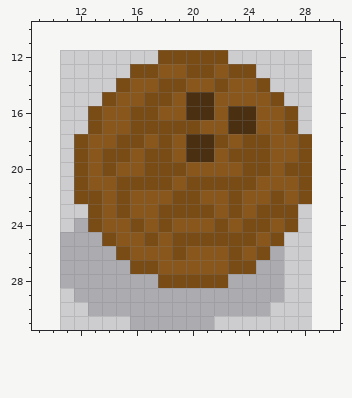
A pixel-art sprite gets an edit: Assets/Solo-General Red#8888/Sprites/Coconut.png. The picture above was drawn from the file before the commit.
The file is 144x160 pixels, drawn in blocks of 8x8; one block is one cell here. Shown: x 9..30, y 10..31. The old version is drawn lined up with the new one, on the new canvas.
The same view after the edit:
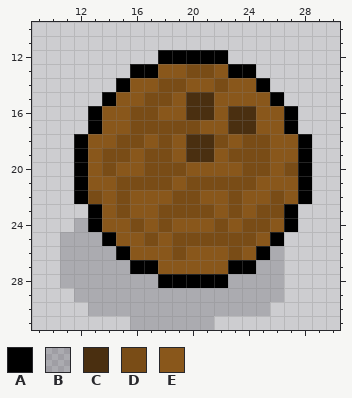
Palette (. is transparent): A #000000  B #130e1d2e  C #4a2f10  D #794c16  E #89571b
Edits made:
canvas 18x20 -> 40x32, the old top-left corner now at 11,12
Colour D gives way to colour A in row 12 at x 18 to 22; in row 13 at x 16 to 17 and 23 to 24; in row 14 at x 15 and 25; in row 15 at x 14 and 26; in rows 16 to 17 at x 13 and 27; in rows 18 to 22 at x 12 and 28.
Colour D gives way to colour A in rows 23 to 24 at x 13 and 27; in row 25 at x 14 and 26; in row 26 at x 15 and 25; in row 27 at x 16 to 17 and 23 to 24; in row 28 at x 18 to 22.
Boxes around the changes in both pictures, in picture pixels (x1, y1, x2, y2):
changed: (74, 50, 312, 288)
